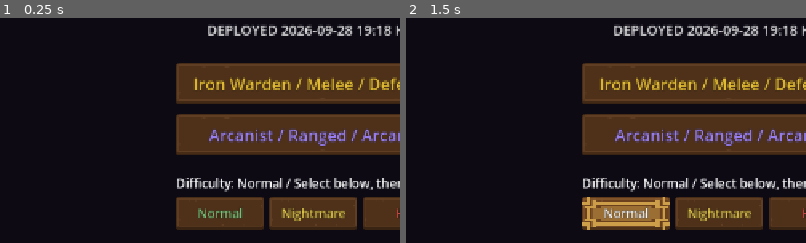
Above: before the commit, frames 1-2 (left to right).
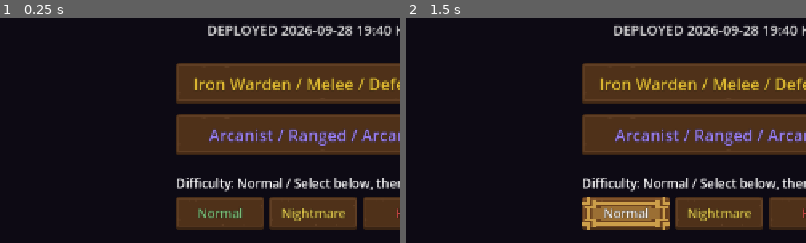
Above: after the commit, the same moments.

Repository: jflakeee/diablo
Game: Godot game, scene res://main.tscn
Same seed, same stepped clock (60 frames per second), same inputs: the game is played once before the commit and once after it.
Inputs:
- Up to frame 1 (0.25 s): no input
- Up to frame 2 (1.5 s): click "Normal" at 0.5 s; click "Normal" at 1.25 s
The pictures show only the part of the screen within x 11-61%, y 32-82%; the shares and areas given below are measured in that part.

The runs differ from the first frame. In frame 1, 0.1% of the frame differs, in the area x 94-98%, y 3-8%; in frame 2, 0.1%.

Commit message:
Prevent force update reload loop

Diff:
--- a/prototype/game_dungeon/main.gd
+++ b/prototype/game_dungeon/main.gd
@@ -36,7 +36,7 @@
 const FogOverlay := preload("res://fog_overlay.gd")
 const TemplateTheme := preload("res://ui/template_theme.gd")
 const CombatFX := preload("res://combat_fx.gd")
-const DEPLOYED_AT_KST := "2026-09-28 19:18 KST"
+const DEPLOYED_AT_KST := "2026-09-28 19:40 KST"
 
 var _grid: Array = []
 var _astar: AStarGrid2D
@@ -1613,19 +1613,32 @@
 		_combat_log = "Latest-version update is available in the web build"
 		return
 	# Preserve IndexedDB/local save data. Only the PWA service worker and Cache
-	# Storage are reset before navigating to a unique network URL.
+	# Storage are refreshed before navigating to a unique network URL. Keep the
+	# current worker alive until its replacement claims this page; Godot depends
+	# on it for cross-origin-isolation headers on static hosts.
 	JavaScriptBridge.eval("""
 		(async () => {
+			const latestUrl = new URL(window.location.href);
+			latestUrl.searchParams.set('force_update', Date.now().toString());
 			try {
-				const registrations = navigator.serviceWorker ? await navigator.serviceWorker.getRegistrations() : [];
-				await Promise.all(registrations.map((registration) => registration.unregister()));
-				const cacheKeys = ('caches' in window) ? await caches.keys() : [];
-				await Promise.all(cacheKeys.map((key) => caches.delete(key)));
-				const latestUrl = new URL(window.location.href);
-				latestUrl.searchParams.set('force_update', Date.now().toString());
+				if ('serviceWorker' in navigator) {
+					const registration = await navigator.serviceWorker.getRegistration();
+					if (registration) {
+						const controllerChanged = new Promise((resolve) => {
+							const timer = setTimeout(resolve, 4000);
+							navigator.serviceWorker.addEventListener('controllerchange', () => {
+								clearTimeout(timer);
+								resolve();
+							}, { once: true });
+						});
+						await registration.update();
+						if (registration.waiting) registration.waiting.postMessage('claim');
+						await controllerChanged;
+					}
+				}
 				window.location.replace(latestUrl.toString());
 			} catch (error) {
-				window.location.reload();
+				window.location.replace(latestUrl.toString());
 			}
 		})();
 	""", true)
Not shown, changed: prototype/game_dungeon/tools/release_check.ps1
